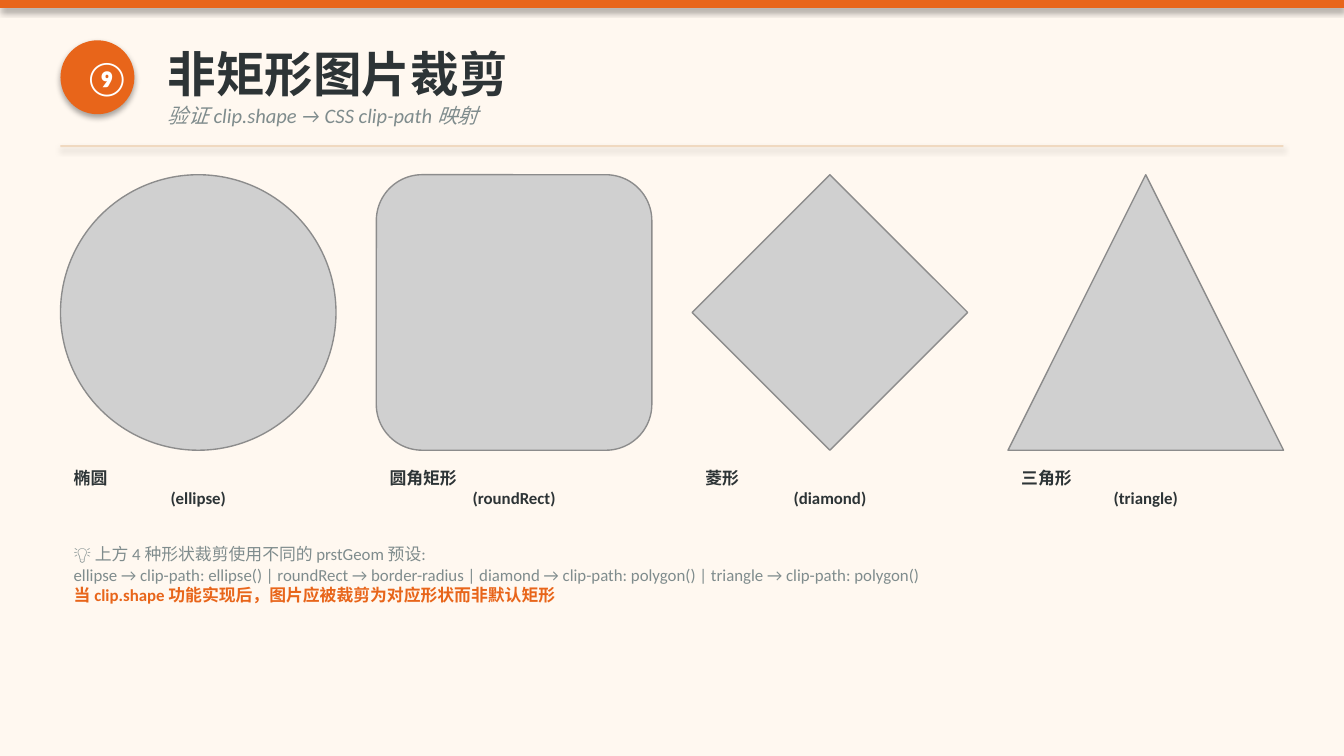
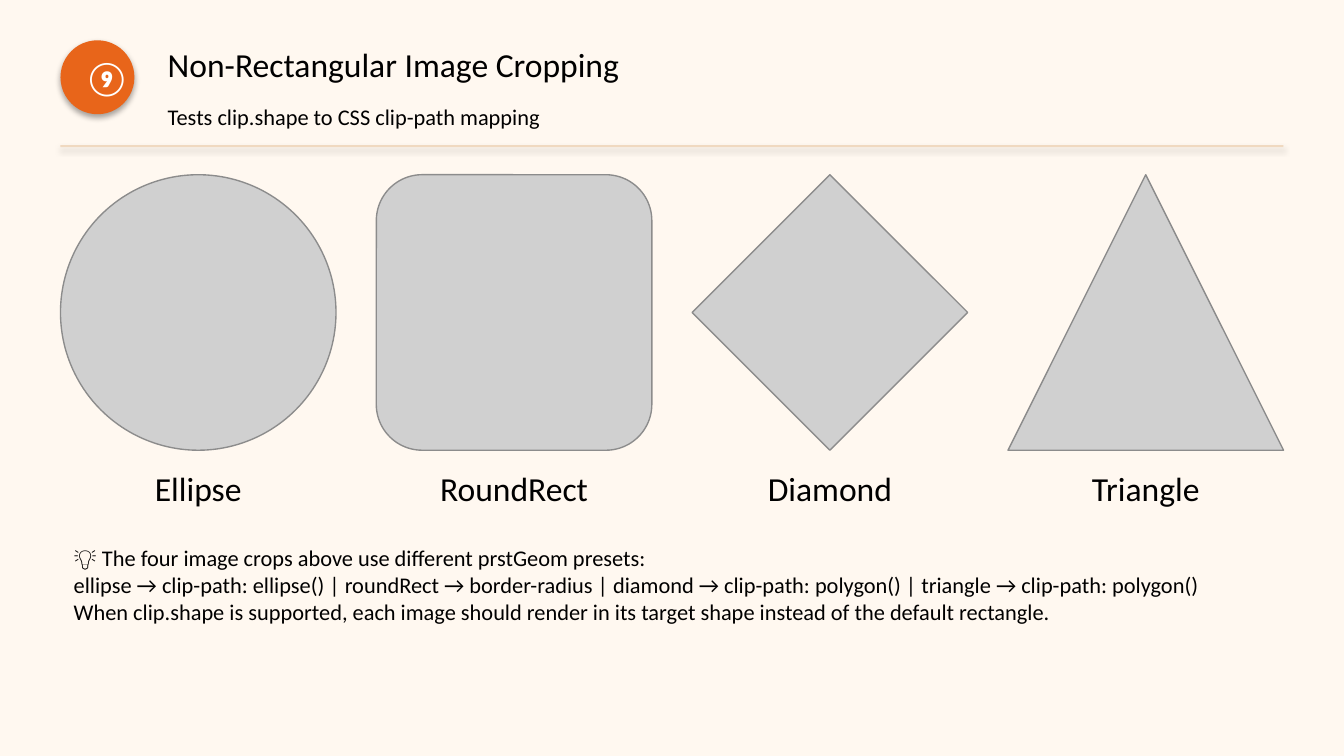
Before and after one commit to NingYuM/NingYuM.github.io, a slide deck: slide 14 of viewer-examples/samples/05-preview.pptx. Drawn at 1344x756 pixels with LibreOffice and Linux fonts; fonts in the diff are those of the drawing; grey boxes stand for pictures. Boxes give left, top, right and bottom in pixels: in the first picture for what was removed or moved away, otherwise in the second. Text is boxed around its words. In the diff, an @@ line names an element or a change of style, - is before the commit and + after.

```diff
--- a/viewer-examples/samples/05-preview.pptx
+++ b/viewer-examples/samples/05-preview.pptx
@@ rectangle removed at [0,0,1344,8] @@
@@ text at [168,53,619,83]: text changed; size 26 to 18 pt; text colour #2D3436 to #000000; bold off @@
-非矩形图片裁剪
+Non-Rectangular Image Cropping
@@ text at [168,109,540,129]: text changed; size 11 to 12 pt; text colour #7F8C8D to #000000; italic off @@
-验证 clip.shape → CSS clip-path 映射
+Tests clip.shape to CSS clip-path mapping
@@ text at [155,477,242,507]: text changed; size 9 to 18 pt; text colour #2D3436 to #000000; bold off @@
-椭圆
-(ellipse)
+Ellipse
@@ text at [440,477,588,502]: text changed; size 9 to 18 pt; text colour #2D3436 to #000000; bold off @@
-圆角矩形
-(roundRect)
+RoundRect
@@ text at [768,477,892,502]: text changed; size 9 to 18 pt; text colour #2D3436 to #000000; bold off @@
-菱形
-(diamond)
+Diamond
@@ text at [1092,477,1200,507]: text changed; size 9 to 18 pt; text colour #2D3436 to #000000; bold off @@
-三角形
-(triangle)
+Triangle
@@ text at [102,550,645,570]: text changed; size 9 to 12 pt; text colour #7F8C8D to #000000 @@
-💡 上方 4 种形状裁剪使用不同的 prstGeom 预设:
+💡 The four image crops above use different prstGeom presets:
@@ text at [74,577,1198,597]: size 9 to 12 pt, text colour #7F8C8D to #000000 in "ellipse → clip-path: ellipse() | roundRect → ..." @@
@@ text at [74,604,1049,624]: text changed; size 9 to 12 pt; text colour #E8651A to #000000; bold off @@
-当 clip.shape 功能实现后，图片应被裁剪为对应形状而非默认矩形
+When clip.shape is supported, each image should render in its target shape instead of the default rectangle.
```
Also in this commit, not shown: 8 other slides changed, 20 other files.
